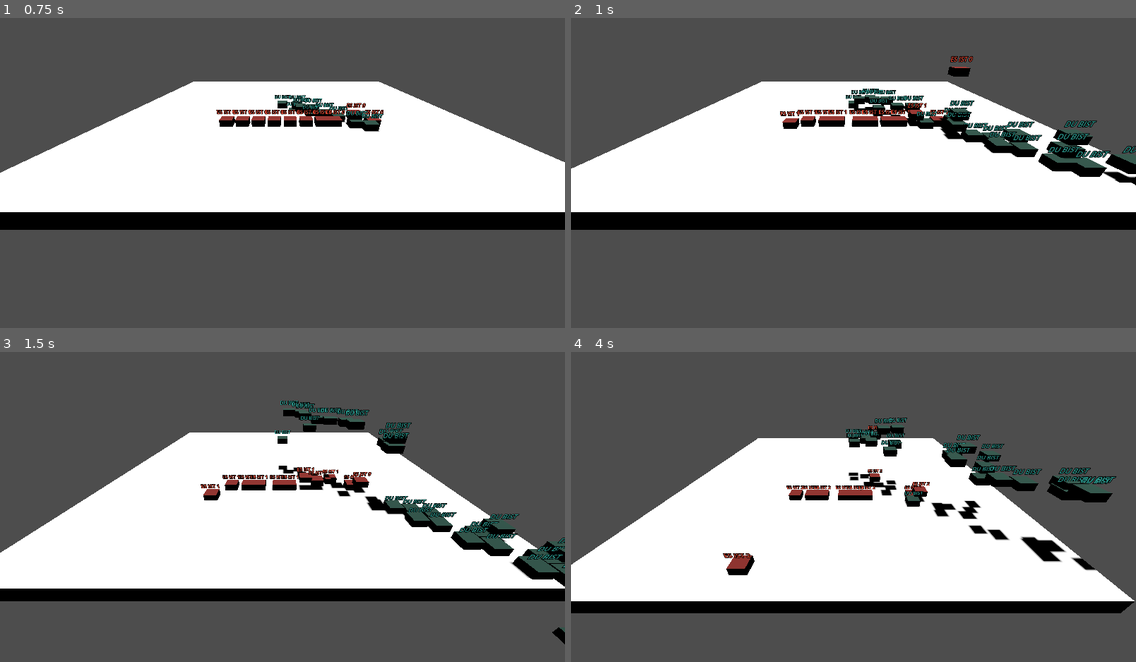
Above: before the commit, frames 1-4 (two rows, left to right).
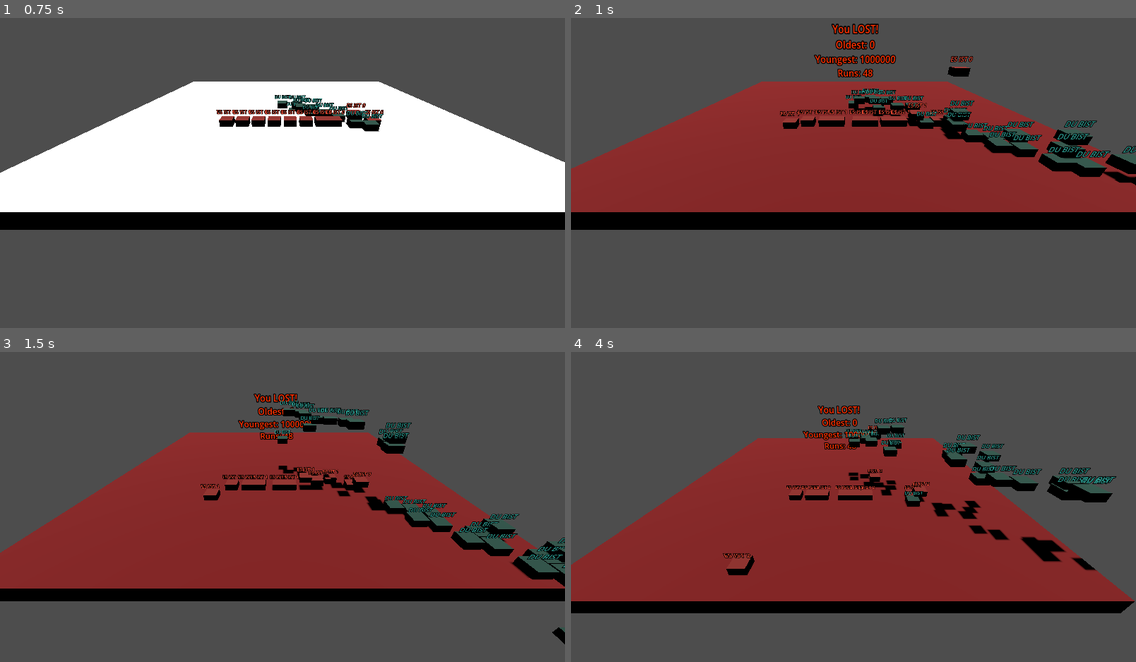
Above: after the commit, the same moments.

Repository: djaessel/godont
Game: Godot game, scene res://main.tscn
Same seed, same stepped clock (60 frames per second), same inputs: the game is played once before the commit and once after it.
Inputs:
- Up to frame 1 (0.75 s): hold Right (move_right) from 0.53 s (still down); hold E (eat) from 0.53 s (still down)
- Up to frame 2 (1 s): keep holding Right (move_right); keep holding E (eat); tap Space (jump) at 0.77 s
- Up to frame 3 (1.5 s): release Right (move_right) at 1.28 s; release E (eat) at 1.28 s; hold Down (move_back) from 1.28 s (still down); tap E (eat) at 1.35 s
- Up to frame 4 (4 s): tap Space (jump) at 1.52, 3.02, 3.77 s; release Down (move_back) at 2.03 s; hold Right (move_right) 2.03-2.78 s; hold E (eat) 2.03-2.78 s; hold Up (move_forward) 2.78-3.53 s; tap E (eat) at 2.85 s; hold Left (move_left) from 3.53 s (still down); hold E (eat) from 3.53 s (still down)

Frame 1 is identical in both runs. In frame 2, 29% of the frame differs, in the area x 0-100%, y 1-63%; in frame 3, 33%; in frame 4, 34%, in the area x 0-100%, y 17-81%.

Commit message:
background music + collision fix + end game fixes

Diff:
--- a/Ground.gd
+++ b/Ground.gd
@@ -1,6 +1,7 @@
 extends StaticBody3D
 
 var finish = false
+var force_finish = false
 var oldest = 0
 var youngest = 1000000
 var won = false
@@ -8,6 +9,8 @@
 
 # Called when the node enters the scene tree for the first time.
 func _ready():
+	get_parent().get_node("backgroundMusic").play()
+
 	var mobx = preload("res://moby.tscn")
 	for n in 10:
 		var m = mobx.instantiate()
@@ -18,11 +21,13 @@
 
 
 func doFinshingCode():
+	if force_finish:
+		get_tree().quit()
+
 	var groundMesh = get_node("SuperMesh")
 	var player = get_parent().get_node("Player")
 	if player.dead:
 		groundMesh.get_active_material(0).albedo_color = Color(0.9, 0.1, 0.1)
-	#	get_tree().quit()
 
 	var finishLabel = get_parent().get_node("FinishLabel")
 	if won:
@@ -56,11 +61,26 @@
 			remove_child(m)
 
 
+func checkCollisions():
+	var allMobs = getAllMobs()
+	for m in allMobs:
+		for index in m.get_slide_collision_count():
+			var collision = m.get_slide_collision(index)
+			var body = collision.get_collider()
+			if body.name == "Player":
+				finish = true
+	var player = get_parent().get_node("Player")
+	for index in player.get_slide_collision_count():
+		var collision = player.get_slide_collision(index)
+		var body = collision.get_collider()
+		if "CharacterBody3D" in body.name:
+			finish = true
+
+
 func checkFinishConditions():
 	if not finish:
 		var player = get_parent().get_node("Player")
-		var allMobs = getAllMobs()
-		if len(allMobs) <= 0:
+		if len(getAllMobs()) <= 0:
 			print("All enemies are dead!")
 			won = true
 			finish = true
@@ -69,20 +89,18 @@
 			player.dead = true
 			finish = true
 		else:
-			for m in allMobs:
-				for index in m.get_slide_collision_count():
-					var collision = m.get_slide_collision(index)
-					var body = collision.get_collider()
-					if body.name == "Player":
-						finish = true
+			checkCollisions()
 
 
 # Called every frame. 'delta' is the elapsed time since the previous frame.
 func _process(_delta):
 	if finish:
 		doFinshingCode()
+	else:
+		checkFallOver()
+		checkFinishConditions()
+		runsCount += 1
 
-	checkFallOver()
-	checkFinishConditions()
-
-	runsCount += 1
+	if Input.is_action_pressed("exit"):
+		finish = true
+		force_finish = true
--- a/main.tscn
+++ b/main.tscn
@@ -1,8 +1,9 @@
-[gd_scene load_steps=7 format=3 uid="uid://bht7s8su4eybd"]
+[gd_scene load_steps=8 format=3 uid="uid://bht7s8su4eybd"]
 
 [ext_resource type="Script" path="res://Ground.gd" id="1_kq3cc"]
 [ext_resource type="PackedScene" uid="uid://biktulgqrrh4f" path="res://player.tscn" id="2_dsjst"]
 [ext_resource type="Script" path="res://MyCam.gd" id="3_plwtd"]
+[ext_resource type="AudioStream" uid="uid://ci2pcvnbs75he" path="res://backgroundMusic1.mp3" id="4_qi5pc"]
 
 [sub_resource type="BoxShape3D" id="BoxShape3D_ylrk6"]
 size = Vector3(60, 2, 60)
@@ -39,3 +40,7 @@
 transform = Transform3D(1, 0, 0, 0, 1, 0, 0, 0, 1, 0, 9.58344, 0)
 pixel_size = 0.05
 modulate = Color(0.0823529, 0.647059, 0.439216, 1)
+
+[node name="backgroundMusic" type="AudioStreamPlayer" parent="."]
+stream = ExtResource("4_qi5pc")
+volume_db = 4.917
--- a/project.godot
+++ b/project.godot
@@ -57,3 +57,8 @@
 "events": [Object(InputEventKey,"resource_local_to_scene":false,"resource_name":"","device":-1,"window_id":0,"alt_pressed":false,"shift_pressed":false,"ctrl_pressed":false,"meta_pressed":false,"pressed":false,"keycode":0,"physical_keycode":69,"key_label":0,"unicode":101,"echo":false,"script":null)
 ]
 }
+exit={
+"deadzone": 0.5,
+"events": [Object(InputEventKey,"resource_local_to_scene":false,"resource_name":"","device":-1,"window_id":0,"alt_pressed":false,"shift_pressed":false,"ctrl_pressed":false,"meta_pressed":false,"pressed":false,"keycode":0,"physical_keycode":4194305,"key_label":0,"unicode":0,"echo":false,"script":null)
+]
+}
Not shown, added: backgroundMusic1.mp3.import
Not shown, added: backgroundMusic1.mp3
